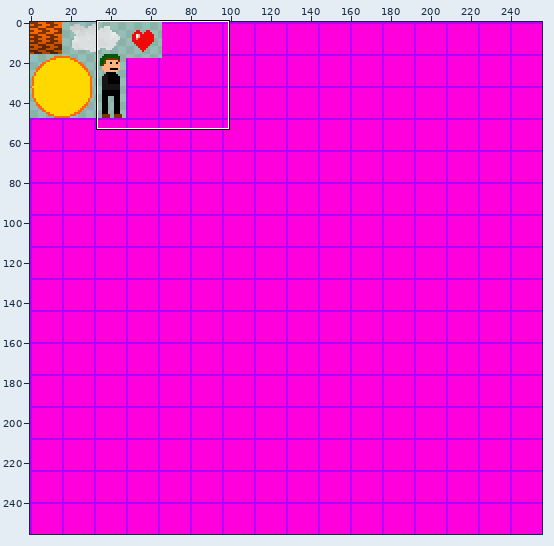
Sprite sheet -- Hanfeldt Game/res/images/spritesheet.png. The first picture is a wide view before the edit; the outline marks the close-up.
Close-up. As it was:
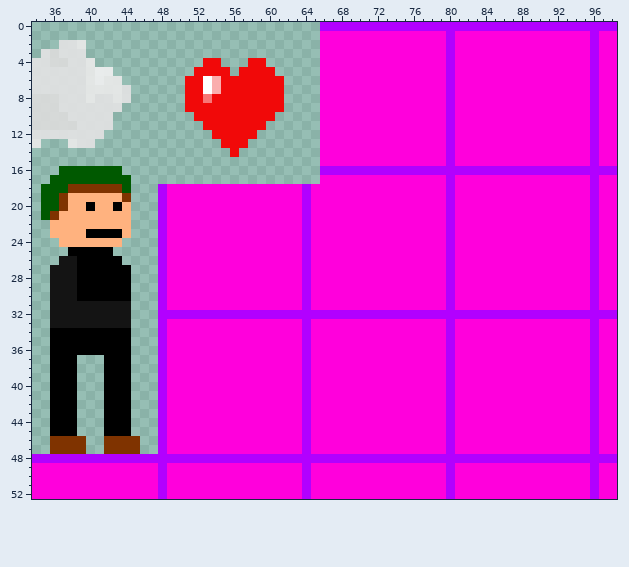
The file is 256x256 pixels. Pixels under 10% opacity are left out. Colours within 5 levels of each other are drawn and written as one. Shown: x 34..98, y 0..52.
Once edited:
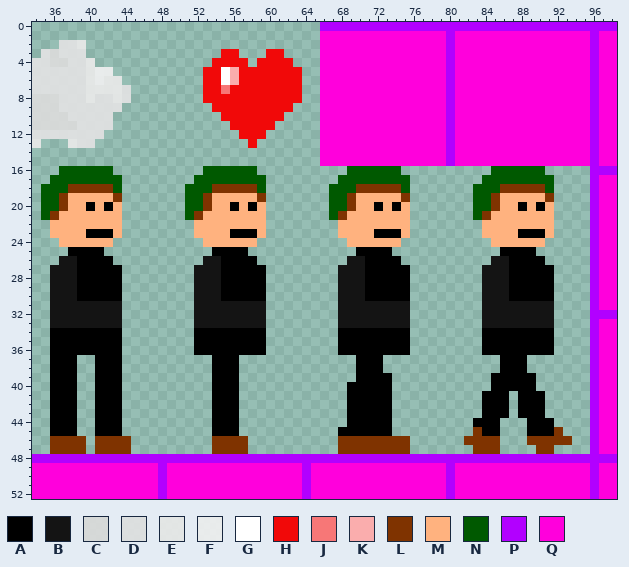
Palette (. is transparent): A #000000  B #141414  C #dbdbdbec  D #e2e2e2ec  E #e9e9e9ec  F #f0f0f0ec  G #ffffff  H #f10909  J #f77777  K #faadad  L #7f3300  M #ffb27f  N #005900  P #b200ff  Q #ff00dc
Edits made:
y 3: x 55..56 .. -> HH; x 60..61 .. -> HH
y 4: x 53 H -> .; x 55..58 ...H -> HHH.; x 60..62 ... -> HHH
y 5: x 52 H -> .; x 55..56 H. -> GK; x 61..63 ... -> HHH
y 6: x 51..56 HHGKHH -> ..HHGK; x 62..63 .. -> HH
y 7: x 51..55 HHGKH -> ..HHJ; x 62..63 .. -> HH
y 8: x 51..53 HHJ -> ..H; x 62..63 .. -> HH
y 9: x 51..53 HHH -> ...; x 62 . -> H
y 10: x 52..54 HHH -> ...; x 61 . -> H
y 11: x 53..55 HHH -> ...; x 60 . -> H
y 12: x 54..56 HHH -> ...; x 59 . -> H
y 13: x 55..58 HHH. -> ...H
y 14: x 56 H -> .
y 16: x 43 N -> .; x 53..58 ...... -> NNNNNN; x 66..95 PPPPPPPPPPPPPPPPPPPPPPPPPPPPPP -> ...NNNNNN..........NNNNNN.....
y 17: x 44 N -> .; x 52..59 ........ -> NNNNNNNN; x 66..95 QQQQQQQQQQQQQQPQQQQQQQQQQQQQQQ -> ..NNNNNNNN........NNNNNNNN....
y 18: x 43..44 LN -> N.; x 48..95 PQQQQQQQQQQQQQQQPQQQQQQQQQQQQQQQPQQQQQQQQQQQQQQQ -> ...NNNLLLLLN.......NNNLLLLLN.......NNNLLLLLN....
y 19: x 43..44 ML -> L.; x 48..95 PQQQQQQQQQQQQQQQPQQQQQQQQQQQQQQQPQQQQQQQQQQQQQQQ -> ...NNLMMMMML.......NNLMMMMML.......NNLMMMMML....
y 20: x 42..44 MAM -> AM.; x 48..95 PQQQQQQQQQQQQQQQPQQQQQQQQQQQQQQQPQQQQQQQQQQQQQQQ -> ...NNLMMAMAM.......NNLMMAMAM.......NNLMMAMAM....
y 21: x 44 M -> .; x 48..95 PQQQQQQQQQQQQQQQPQQQQQQQQQQQQQQQPQQQQQQQQQQQQQQQ -> ...NLMMMMMMM.......NLMMMMMMM.......NLMMMMMMM....
y 22: x 44 M -> .; x 48..95 PQQQQQQQQQQQQQQQPQQQQQQQQQQQQQQQPQQQQQQQQQQQQQQQ -> ....MMMMMMMM........MMMMMMMM........MMMMMMMM....
y 23: x 43..44 AM -> M.; x 48..95 PQQQQQQQQQQQQQQQPQQQQQQQQQQQQQQQPQQQQQQQQQQQQQQQ -> ....MMMMAAAM........MMMMAAAM........MMMMAAAM....
y 24: x 43 M -> .; x 48..95 PQQQQQQQQQQQQQQQPQQQQQQQQQQQQQQQPQQQQQQQQQQQQQQQ -> .....MMMMMM..........MMMMMM..........MMMMMM.....
y 25: x 42 A -> .; x 48..95 PQQQQQQQQQQQQQQQPQQQQQQQQQQQQQQQPQQQQQQQQQQQQQQQ -> ......AAAA............AAAA............AAAA......
y 26: x 43 A -> .; x 48..95 PQQQQQQQQQQQQQQQPQQQQQQQQQQQQQQQPQQQQQQQQQQQQQQQ -> .....BBAAAA..........BBAAAA..........BBAAAA.....
y 27..30: x 44 A -> .; x 48..95 PQQQQQQQQQQQQQQQPQQQQQQQQQQQQQQQPQQQQQQQQQQQQQQQ -> ....BBBAAAAA........BBBAAAAA........BBBAAAAA....
y 31: x 44 B -> .; x 48..95 PQQQQQQQQQQQQQQQPQQQQQQQQQQQQQQQPQQQQQQQQQQQQQQQ -> ....BBBBBBBB........BBBBBBBB........BBBBBBBB....
y 32: x 44 B -> .; x 48..95 PPPPPPPPPPPPPPPPPPPPPPPPPPPPPPPPPPPPPPPPPPPPPPPP -> ....BBBBBBBB........BBBBBBBB........BBBBBBBB....
y 33: x 44 B -> .; x 48..95 PQQQQQQQQQQQQQQQPQQQQQQQQQQQQQQQPQQQQQQQQQQQQQQQ -> ....BBBBBBBB........BBBBBBBB........BBBBBBBB....
y 34..36: x 44 A -> .; x 48..95 PQQQQQQQQQQQQQQQPQQQQQQQQQQQQQQQPQQQQQQQQQQQQQQQ -> ....AAAAAAAA........AAAAAAAA........AAAAAAAA....
y 37..38: x 41 . -> A; x 44 A -> .; x 48..95 PQQQQQQQQQQQQQQQPQQQQQQQQQQQQQQQPQQQQQQQQQQQQQQQ -> ......AAA.............AAA.............AAA.......
y 39: x 41 . -> A; x 44 A -> .; x 48..95 PQQQQQQQQQQQQQQQPQQQQQQQQQQQQQQQPQQQQQQQQQQQQQQQ -> ......AAA.............AAAA...........AAAAA......
y 40: x 41 . -> A; x 44 A -> .; x 48..95 PQQQQQQQQQQQQQQQPQQQQQQQQQQQQQQQPQQQQQQQQQQQQQQQ -> ......AAA............AAAAA...........AAAAA......
y 41..43: x 41 . -> A; x 44 A -> .; x 48..95 PQQQQQQQQQQQQQQQPQQQQQQQQQQQQQQQPQQQQQQQQQQQQQQQ -> ......AAA............AAAAA..........AAA.AAA.....
y 44: x 41 . -> A; x 44 A -> .; x 48..95 PQQQQQQQQQQQQQQQPQQQQQQQQQQQQQQQPQQQQQQQQQQQQQQQ -> ......AAA............AAAAA.........AAA...AAA....
y 45: x 41 . -> A; x 44 A -> .; x 48..95 PQQQQQQQQQQQQQQQPQQQQQQQQQQQQQQQPQQQQQQQQQQQQQQQ -> ......AAA...........AAAAAA.........LAA...AAAL...
y 46: x 41 . -> L; x 45 L -> .; x 48..95 PQQQQQQQQQQQQQQQPQQQQQQQQQQQQQQQPQQQQQQQQQQQQQQQ -> ......LLLL..........LLLLLLLL......LLLL...LLLLL..
y 47: x 41 . -> L; x 45 L -> .; x 48..95 PQQQQQQQQQQQQQQQPQQQQQQQQQQQQQQQPQQQQQQQQQQQQQQQ -> ......LLLL..........LLLLLLLL.......LLL....LL....
Changed places in both close-ups, as pixel boxes (x1, y1, x2, y2):
changed: (95, 49, 590, 454)
